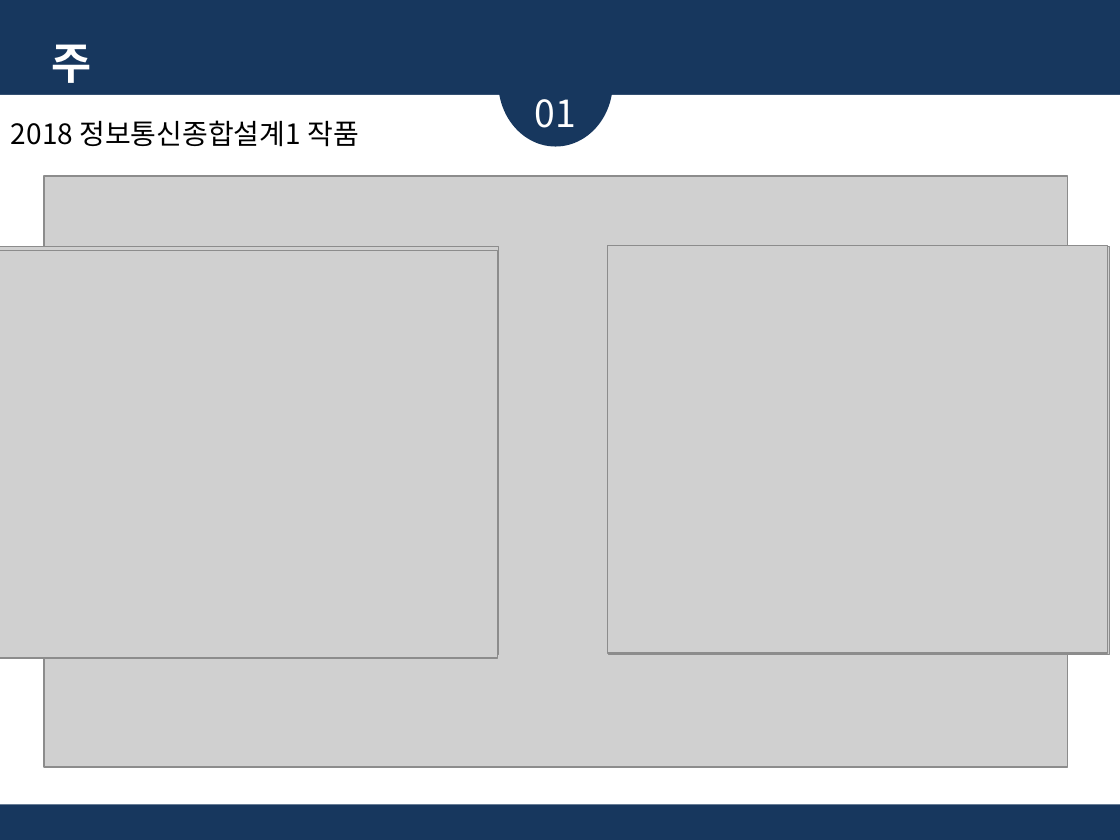
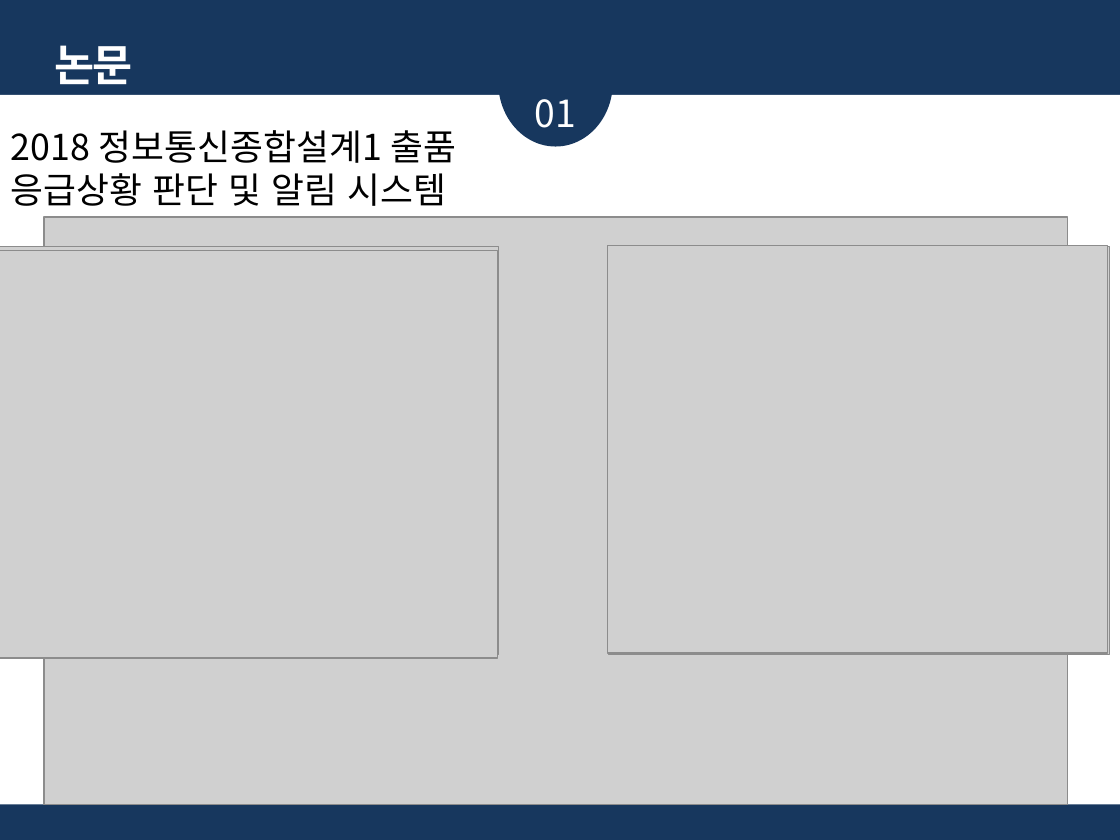
Before and after one commit to glad1470/2019_research, a slide deck: slide 5 of Doc/주제 선정 및 시장 조사_19.03.19/졸업논문 주제_임광효_김준영_2.pptx (slide 6 before the commit). Drawn at 1120x840 pixels with LibreOffice and Linux fonts; fonts in the diff are those of the drawing; grey boxes stand for pictures. Boxes give left, top, right and bottom in pixels: in the first picture for what was removed or moved away, otherwise in the second. Text is boxed around its words. In the diff, an @@ line names an element or a change of style, - is before the commit and + after.

```diff
--- a/Doc/주제 선정 및 시장 조사_19.03.19/졸업논문 주제_임광효_김준영_2.pptx
+++ b/Doc/주제 선정 및 시장 조사_19.03.19/졸업논문 주제_임광효_김준영_2.pptx
@@ text at bbox=[53, 45, 133, 144]: text changed @@
-주제
+논문 주제
@@ text at bbox=[11, 130, 456, 206]: text changed; size 18 to 23 pt @@
-2018 정보통신종합설계1 작품
+2018 정보통신종합설계1 출품
+응급상황 판단 및 알림 시스템
@@ picture: place and size @@
-picture at bbox=[44, 176, 1066, 767]
+picture at bbox=[44, 217, 1066, 805]
```
Also in this commit, not shown: 7 other slides changed, 2 slides added, 3 slides removed.
